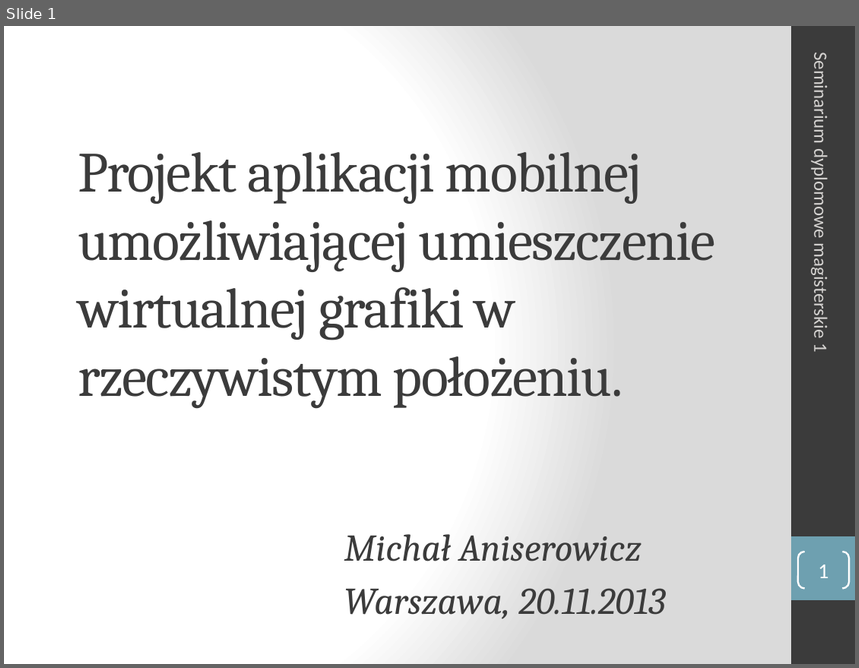
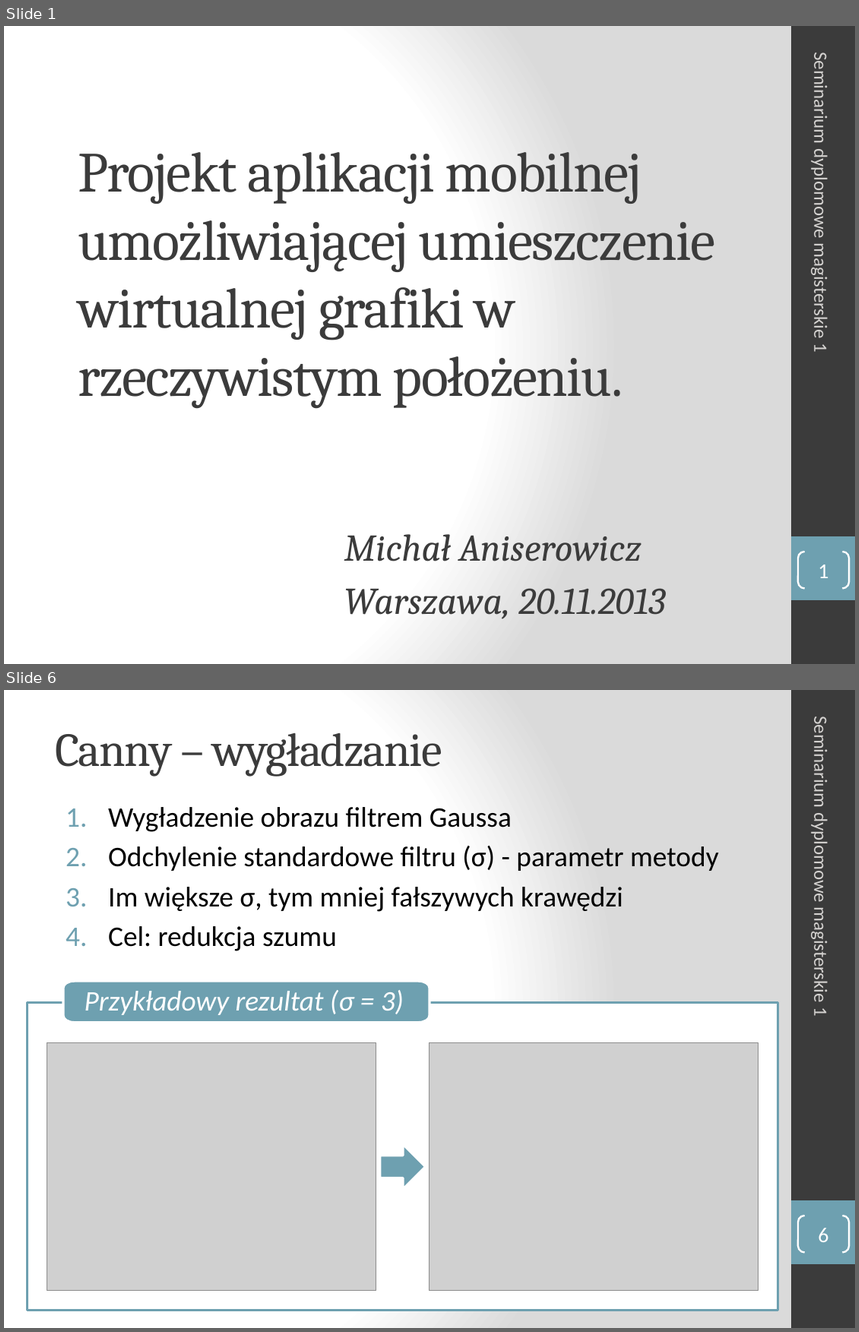
Before and after one commit to turekj/msc, a slide deck: Placeholder/seminar1/prezentacja/sdm1_Aniserowicz_Michal.pptx. Shown one above the other, each under a label of ours: slide 1 before the commit, slides 1 and 6 after it; the slides between them are not shown. The pictures are 859x668 and 859x1332 pixels, drawn with LibreOffice and Linux fonts; fonts in the diff are those of the drawing; grey boxes stand for pictures. Boxes give left, top, right and bottom in pixels: in the first picture for what was removed or moved away, otherwise in the second. Text is boxed around its words. In the diff, an @@ line names an element or a change of style, - is before the commit and + after.

Commit message:
Added Canny algorithm description to seminar presentation

```diff
--- a/Placeholder/seminar1/prezentacja/sdm1_Aniserowicz_Michal.pptx
+++ b/Placeholder/seminar1/prezentacja/sdm1_Aniserowicz_Michal.pptx
@@ slide 6 added at [4, 690, 855, 1328], background gradient #FFFFFF to #DADADA; not listed: 2 template elements that a slide beside it also shows @@
@@ title added at [55, 733, 443, 777], 40 pt, text #3B3B3B @@
+Canny – wygładzanie
@@ text added at [810, 725, 832, 1016], 16 pt, text #D4D2D0 @@
+Seminarium dyplomowe magisterskie 1
@@ text added at [108, 807, 719, 951], 24 pt, text #000000 @@
+1. Wygładzenie obrazu filtrem Gaussa
+2. Odchylenie standardowe filtru (σ) - parametr metody
+3. Im większe σ, tym mniej fałszywych krawędzi
+4. Cel: redukcja szumu
@@ freeform shape added at [63, 981, 430, 1023], fill #6EA0B0, outline #FFFFFF 2 pt, 24 pt, text #FFFFFF, italic @@
+Przykładowy rezultat (σ = 3)
@@ freeform shape added at [28, 1002, 778, 1310], fill #FFFFFF at 90% opacity, outline #6EA0B0 2 pt @@
@@ picture added at [47, 1043, 376, 1291] @@
@@ picture added at [429, 1043, 757, 1291] @@
@@ right arrow added at [380, 1144, 427, 1189], fill #6EA0B0, outline #FFFFFF 2 pt @@
@@ page number added at [798, 1216, 849, 1252], outline #FFFFFF 1.5 pt, 18 pt, text #FFFFFF @@
+6
```
Also in this commit, not shown: 3 slides changed, 9 other slides added, 3 slides removed, 14 other files.
